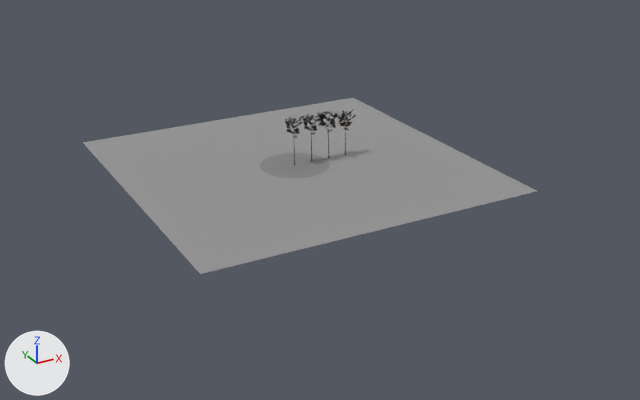
The Blender file troll/assets/blender/blend/pine_a.blend, before and after one commit.
One viewpoint serves both versions: a 50 mm lens placed at (-155.0, -303.0, 133.0), pointed at (4.0, -14.0, -11.0). Lighting does not change. The marker at lower left points along +X, +Y and +Z. The picture after the commit comes second.

In view in the first picture: 'Floor', 'Pine_A_LOD1_Foliage', 'Pine_A_LOD2_Foliage', 'Turntable' and 2 more.
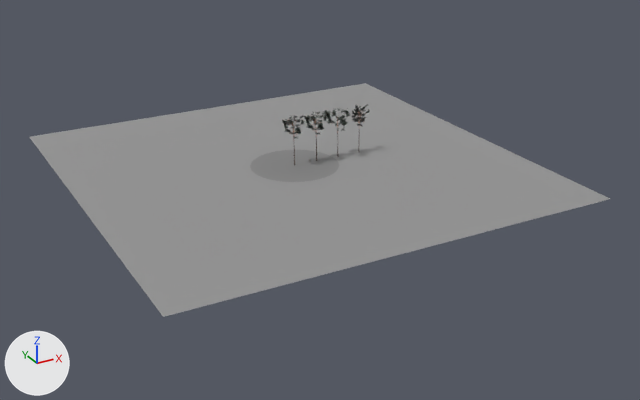
Pixel boxes (x1, y1, x2, y2) of what changed, in the pictures (640 x 400 px):
'Floor', reshaped (28% wider, 33% taller): before (83, 98, 537, 274); after (30, 83, 610, 317)
'Pine_A_LOD2_Foliage', moved: before (317, 110, 339, 132); after (324, 108, 351, 131)
'Pine_A_LOD1_Foliage', moved: before (302, 113, 320, 135); after (304, 112, 326, 135)

Patch to the scene script:
```diff
--- a/troll/assets/blender/blend/pine_a.blend.py
+++ b/troll/assets/blender/blend/pine_a.blend.py
@@ me_plane @@
 # used by ob_floor; location = (0.0, 0.0, 0.0); scale = (3.0, 3.0, 1.0)
-me_plane.from_pydata(...)  # 4 vertices, 1 face; spans x -23.0..23.0, y -23.0..23.0, z 0.0
-me_plane.vertices[0].co = (-23.0, -23.0, 0.0)  # pixel (200, 274)
-me_plane.vertices[1].co = (23.0, -23.0, 0.0)  # pixel (537, 191)
-me_plane.vertices[2].co = (-23.0, 23.0, 0.0)  # pixel (82, 142)
-me_plane.vertices[3].co = (23.0, 23.0, 0.0)  # pixel (353, 97)
+me_plane.from_pydata(...)  # 4 vertices, 1 face; spans x -29.3..29.3, y -29.3..29.3, z 0.0
+# me_plane part 1
+me_plane.vertices[0].co = (-29.3, -29.3, 0.0)  # pixel (163, 316)
+me_plane.vertices[1].co = (29.3, -29.3, 0.0)  # pixel (610, 198)
+me_plane.vertices[2].co = (-29.3, 29.3, 0.0)  # pixel (29, 136)
+me_plane.vertices[3].co = (29.3, 29.3, 0.0)  # pixel (365, 83)
 me_plane.materials.append(mat_floor)
@@ ob_pine_a_lod1_foliage @@
 ob_pine_a_lod1_foliage = bpy.data.objects.new('Pine_A_LOD1_Foliage', me_pine_a_lod1_foliage)
-ob_pine_a_lod1_foliage.location = (8.1, 0.0, 0.0)
+ob_pine_a_lod1_foliage.location = (10.3, 0.0, 0.0)
@@ ob_pine_a_lod2_foliage @@
 ob_pine_a_lod2_foliage = bpy.data.objects.new('Pine_A_LOD2_Foliage', me_pine_a_lod2_foliage)
-ob_pine_a_lod2_foliage.location = (16.1, 0.0, 0.0)
+ob_pine_a_lod2_foliage.location = (20.5, 0.0, 0.0)
```
